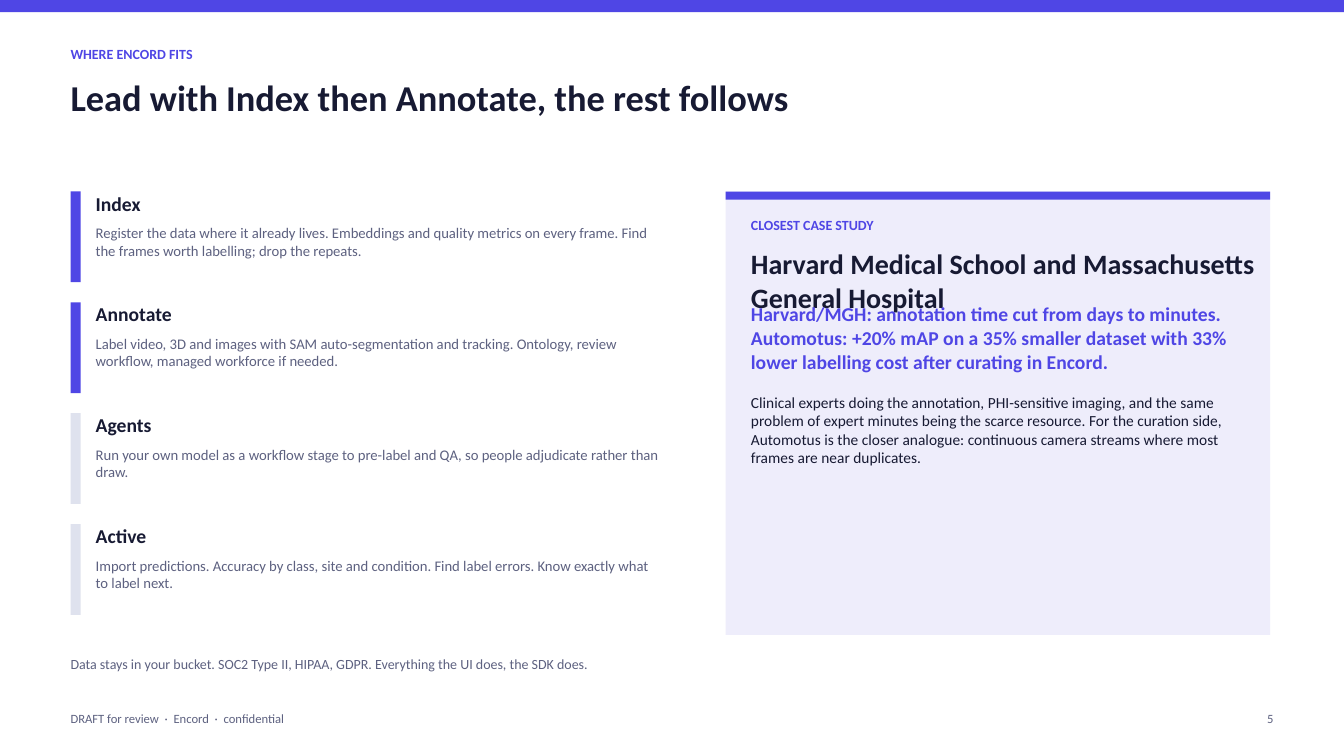
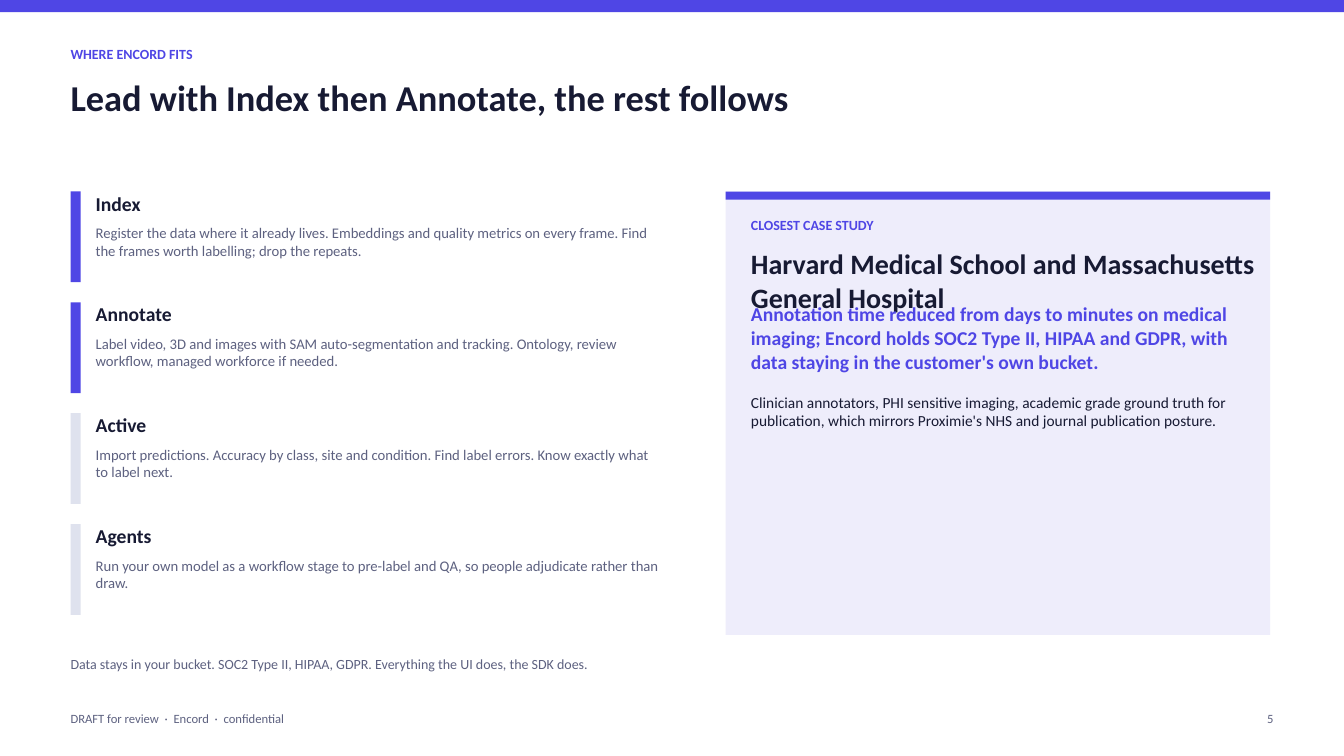
Before and after one commit to qaisak/signal-desk, a slide deck: slide 5 of docs/briefs/proximie.pptx. Drawn at 1344x756 pixels with LibreOffice and Linux fonts; fonts in the diff are those of the drawing. Boxes give left, top, right and bottom in pixels: in the first picture for what was removed or moved away, otherwise in the second. Text is boxed around its words. In the diff, an @@ line names an element or a change of style, - is before the commit and + after.

```diff
--- a/docs/briefs/proximie.pptx
+++ b/docs/briefs/proximie.pptx
@@ text at (x1=751, y1=305, x2=1228, y2=373): text changed @@
-Harvard/MGH: annotation time cut from days to minutes. Automotus: +20% mAP on a 35% smaller dataset with 33% lower labelling cost after curating in Encord.
+Annotation time reduced from days to minutes on medical imaging; Encord holds SOC2 Type II, HIPAA and GDPR, with data staying in the customer's own bucket.
@@ text "Active" moved from (x1=96, y1=529, x2=147, y2=543) to (x1=96, y1=418, x2=147, y2=432) @@
@@ text at (x1=751, y1=397, x2=1226, y2=429): text changed @@
-Clinical experts doing the annotation, PHI-sensitive imaging, and the same problem of expert minutes being the scarce resource. For the curation side, Automotus is the closer analogue: continuous camera streams where most frames are near duplicates.
+Clinician annotators, PHI sensitive imaging, academic grade ground truth for publication, which mirrors Proximie's NHS and journal publication posture.
@@ text "Import predictions. Accuracy by class, ..." moved from (x1=96, y1=561, x2=648, y2=588) to (x1=96, y1=450, x2=648, y2=477) @@
@@ text "Agents" moved from (x1=96, y1=419, x2=152, y2=436) to (x1=96, y1=530, x2=152, y2=547) @@
@@ text "Run your own model as ..." moved from (x1=96, y1=450, x2=658, y2=477) to (x1=96, y1=561, x2=658, y2=588) @@
```
Also in this commit, not shown: 6 other slides changed, 9 other files.
